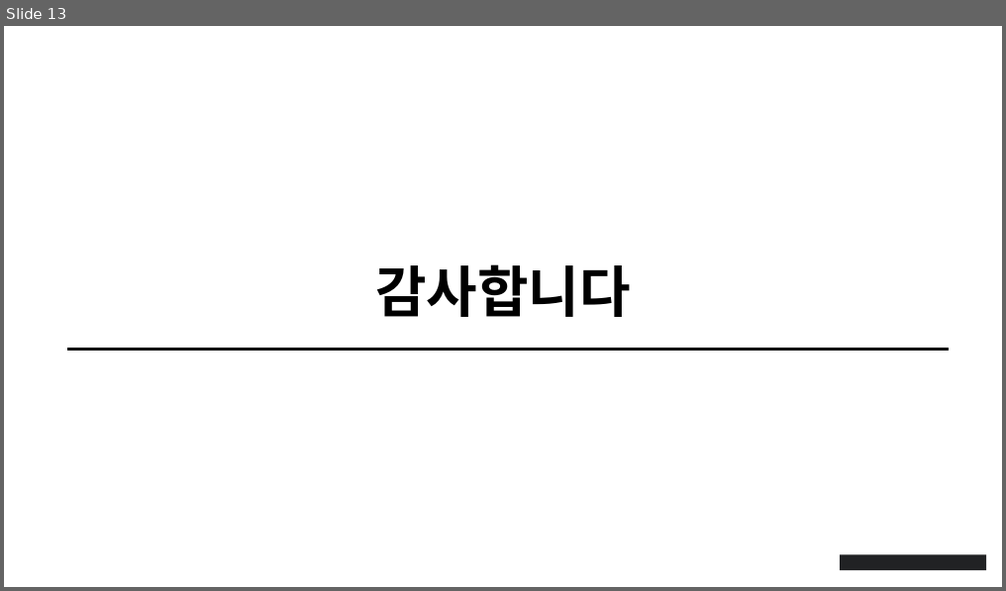
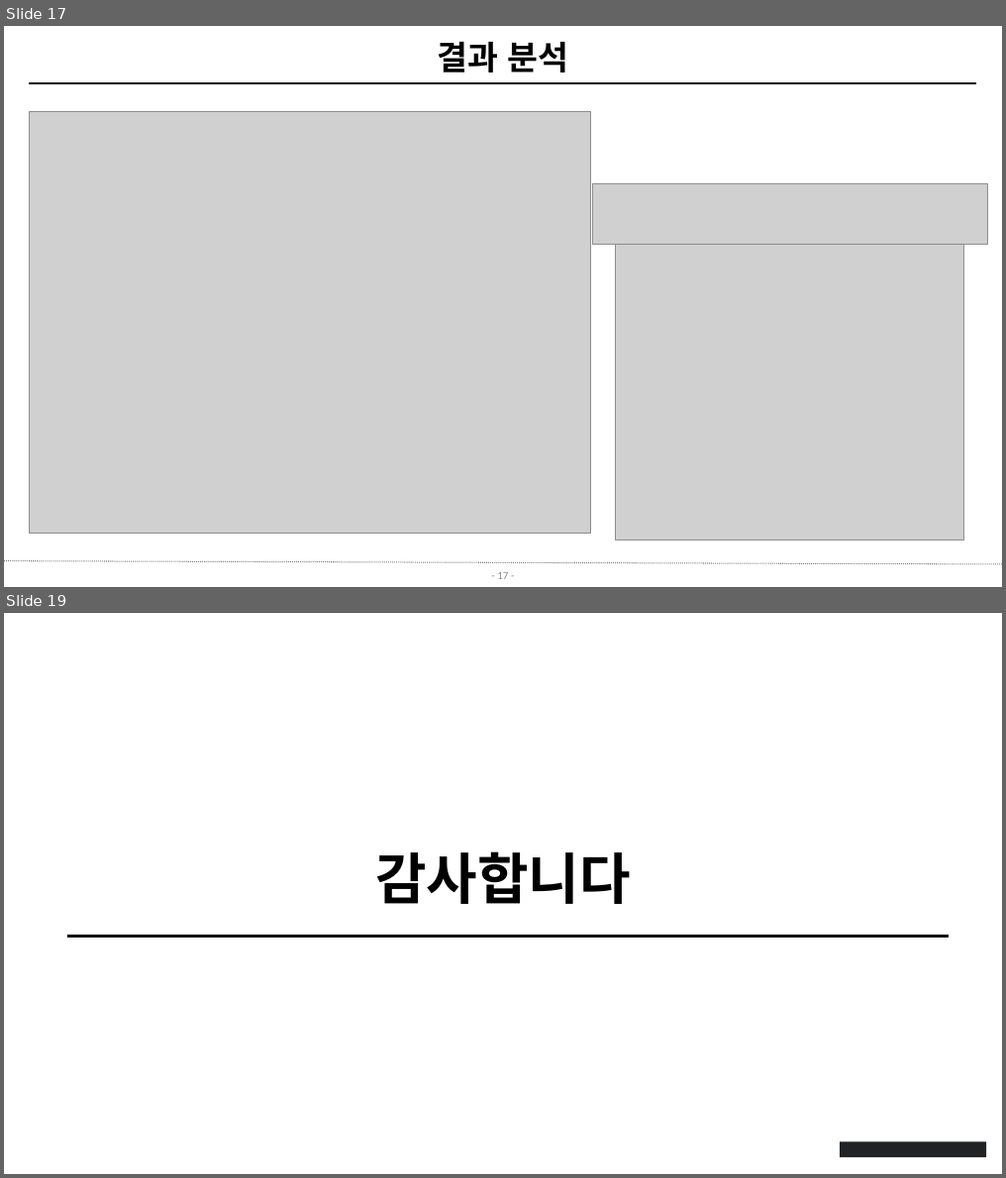
Before and after one commit to kty2001/water_quality, a slide deck: lstm_test.pptx. Shown one above the other, each under a label of ours: slide 13 before the commit, slides 17 and 19 after it; the slides between them are not shown. The pictures are 1006x591 and 1006x1178 pixels, drawn with LibreOffice and Linux fonts; fonts in the diff are those of the drawing; grey boxes stand for pictures; background and template pictures are left out. Boxes give left, top, right and bottom in pixels: in the first picture for what was removed or moved away, otherwise in the second. Text is boxed around its words. In the diff, an @@ line names an element or a change of style, - is before the commit and + after.

Commit message:
modify ppt

```diff
--- a/lstm_test.pptx
+++ b/lstm_test.pptx
@@ slide 17 added at <box>4,26,1002,587</box>, background #FFFFFF @@
@@ title added at <box>438,42,569,73</box>, 24 pt, text #000000, bold @@
+결과 분석
@@ line added from (29, 83) to (976, 83), #000000 1.75 pt @@
@@ picture added at <box>29,112,591,533</box> @@
@@ picture added at <box>592,183,987,244</box> @@
@@ picture added at <box>615,245,964,541</box> @@
@@ line added from (4, 561) to (1002, 565), #808080 0.75 pt dashed @@
@@ page number added at <box>497,572,508,579</box>, 8 pt, text #8C8C8C @@
+- 17 -
@@ what was slide 13 is now slide 19 @@
```
Also in this commit, not shown: 5 other slides added, 2 other files.
